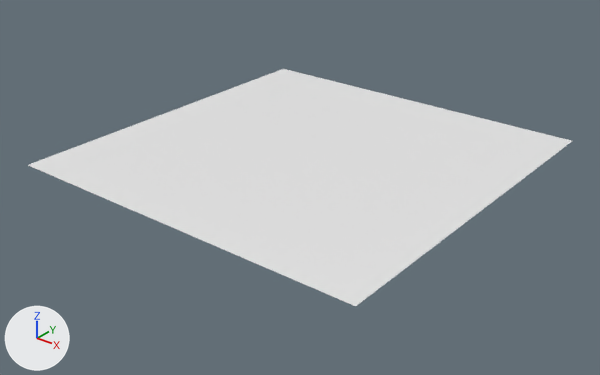
Two versions of the FBX model D3D11_Template_Gateware/Assets/Ground.fbx, one commit apart.
The view is the same before and after, from a 50 mm lens placed at (0.263, -0.337, 0.185), pointed at (0.001, -0.01, -0.018). Arrows for +X, +Y and +Z are at lower left; the lights stay in place. Where no turn or scale is listed for an object, it has been applied to the vertices.
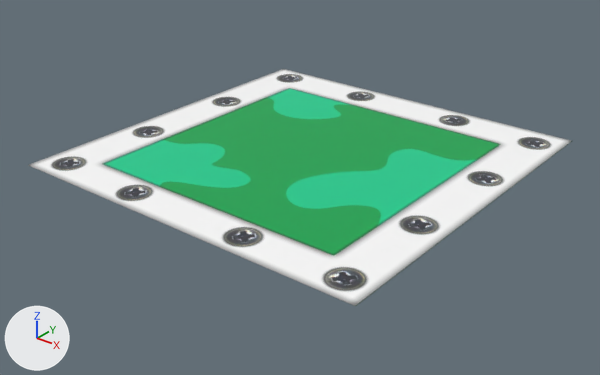
Changed parts and their boxes (x1, y1, x2, y2) in the pictures (600 x 375 px):
'pPlane1', recoloured
    both: (28, 69, 572, 306)

The edits, one by one:
Picture 'wall.dds' (img_wall_dds) is new.
Material 'lambert3' (mat_lambert3) is new.
Its texture is img_wall_dds (with its transparency).
me_mesh has 121 vertices, 200 faces and spans x -0.108..0.108, y -0.108..0.108, z 0.0.
me_mesh no longer uses material mat_lambert1 (white #e7e7e7).
me_mesh now uses material mat_lambert3 (picture img_wall_dds).
